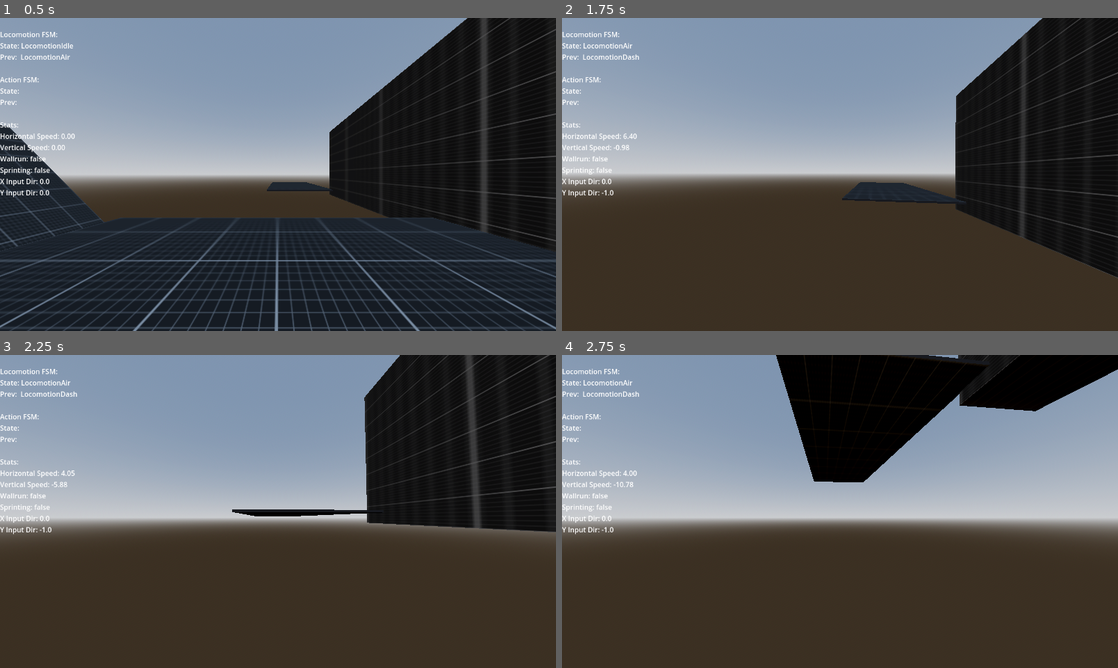
Above: before the commit, frames 1-4 (two rows, left to right).
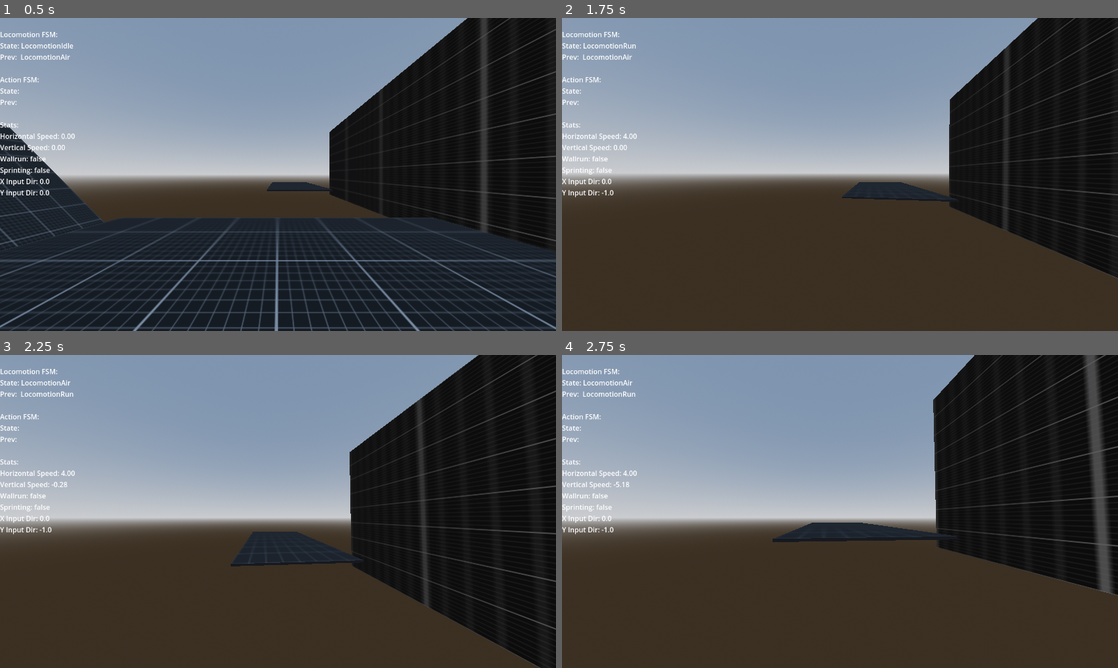
Above: after the commit, the same moments.

Repository: mdnrealdeal/parkour-game
Game: Godot game, scene res://scenes/levels/test_scene.tscn
The game is run twice, just before and just after one commit, with the same random seed, the same clock (stepped at 60 frames per second) and the same inputs.
Inputs (mouse positions are in pixels of both pictures, inside the frame that each line leads up to):
- Up to frame 1 (0.5 s): no input
- Up to frame 2 (1.75 s): tap Enter at 0.5 s; move the mouse to (867, 174) at 0.52 s; hold W (move_forward) from 0.53 s (still down); tap Shift (dash) at 0.6, 1.55 s; tap Space (jump) at 0.77, 0.8, 1.07, 1.35, 1.52 s; move the mouse to (812, 174) at 1.27 s
- Up to frame 3 (2.25 s): keep holding W (move_forward); tap Space (jump) at 1.82 s; move the mouse to (289, 505) at 2.02 s; hold X (crouch) from 2.03 s (still down)
- Up to frame 4 (2.75 s): keep holding W (move_forward); keep holding X (crouch); tap Space (jump) at 2.3 s

Frame 1 is identical in both runs. In frame 2, 2.3% of the frame differs, in the area x 9-100%, y 0-84%; in frame 3, 17%; in frame 4, 29%, in the area x 9-100%, y 0-77%.

Commit message:
organized and cleaned up states. thank u gemini.

Diff:
--- a/resources/player_movementstats.tres
+++ b/resources/player_movementstats.tres
@@ -10,7 +10,6 @@
 air_acceleration = 6.0
 max_air_jumps = 0
 jump_force = 3.8
-coyote_time_duration = 0.2
 dash_speed = 7.0
 dash_duration = 0.05
 dash_cooldown = 0.5
@@ -18,4 +17,5 @@
 wallrun_jump_force_up = 4.0
 wallrun_gravity_mult = 0.2
 wallrun_linger_duration = 0.1
+wallrun_speed_penalty = 0.4
 metadata/_custom_type_script = "uid://c83i83xjuj6bl"
--- a/scripts/_FSMs/locoLayer/locomotion_air.gd
+++ b/scripts/_FSMs/locoLayer/locomotion_air.gd
@@ -5,58 +5,69 @@
 const WALLRUN_THRESHOLD: float = 0.5
 #endregion
 
-func _ready() -> void:
-	pass
-
 func enter(previous_state: State = null) -> void:
 	if previous_state is not LocomotionDash:
-		actor_ref.blackboard.air_jumps_left = actor_ref.move_stats.max_air_jumps
+		actor_ref.blackboard.reset_air_movements(actor_ref.move_stats.max_air_jumps)
 
 		if actor_ref.velocity.y <= 0.0:
 			actor_ref.blackboard.start_coyote_cooldown(actor_ref.move_stats.coyote_time_duration)
 		else:
 			actor_ref.blackboard.coyote_cooldown.stop()
-	else:
-		pass
 
 func physics_update(delta: float) -> void:
-	actor_ref.velocity.y -= actor_ref.gravity * delta
+	if _check_transitions(): return
+	if _handle_jump(): return
 
+	_apply_gravity(delta)
+	_apply_movement(delta)
+
+#region Helper Functions
+func _check_transitions() -> bool:
 	if actor_ref.is_on_floor():
 		if actor_ref.input_dir.length() > 0:
 			transition_requested.emit(self, LocomotionRun)
 		else:
 			transition_requested.emit(self, LocomotionIdle)
-		return
+		return true
 
-	if actor_ref.input_dir.y < -WALLRUN_THRESHOLD or actor_ref.input_dir.y > WALLRUN_THRESHOLD:
+	if actor_ref.input_dir.length() > WALLRUN_THRESHOLD:
 		if actor_ref.ray_right.is_colliding() or actor_ref.ray_left.is_colliding():
 			if not actor_ref.blackboard.is_wallrun_cooldown_active():
 				transition_requested.emit(self, LocomotionWallrun)
-				return
+				return true
+	return false
 
-	if actor_ref.request_to_jump and actor_ref.blackboard.is_coyote_cooldown_active():
+func _handle_jump() -> bool:
+	if not actor_ref.request_to_jump:
+		return false
+
+	if actor_ref.blackboard.is_coyote_cooldown_active():
 		actor_ref.blackboard.coyote_cooldown.stop()
 		actor_ref.velocity.y = actor_ref.move_stats.jump_force
-		# TASK: Implement jump squat when ready
-		#transition_requested.emit(self, LocomotionJumpSquat)
-	elif actor_ref.request_to_jump and actor_ref.blackboard.air_jumps_left > 0:
+		return false
+
+	elif actor_ref.blackboard.air_jumps_left > 0:
 		actor_ref.velocity.y = actor_ref.move_stats.jump_force
 		actor_ref.blackboard.air_jumps_left -= 1
+		return false
 
-	var direction: Vector3 = (actor_ref.transform.basis *
-	Vector3(actor_ref.input_dir.x, 0, actor_ref.input_dir.y)).normalized()
+	return false
+
+func _apply_gravity(delta: float) -> void:
+	actor_ref.velocity.y -= actor_ref.gravity * delta
+
+func _apply_movement(delta: float) -> void:
+	var direction: Vector3 = (actor_ref.transform.basis * Vector3(actor_ref.input_dir.x, 0, actor_ref.input_dir.y)).normalized()
 
 	var target_velocity: Vector3 = direction * actor_ref.move_stats.speed
 	var current_velocity: Vector3 = Vector3(actor_ref.velocity.x, 0, actor_ref.velocity.z)
-
 
 	if direction.length() > 0:
 		current_velocity = current_velocity.move_toward(target_velocity,
 		actor_ref.move_stats.air_acceleration * delta)
 	else:
 		current_velocity = current_velocity.move_toward(Vector3.ZERO, 2.0 * delta)
-		pass
 
 	actor_ref.velocity.x = current_velocity.x
 	actor_ref.velocity.z = current_velocity.z
+#endregion
--- a/scripts/_FSMs/locoLayer/locomotion_dash.gd
+++ b/scripts/_FSMs/locoLayer/locomotion_dash.gd
@@ -30,4 +30,4 @@
 		transition_requested.emit(self, LocomotionAir)
 
 func can_interrupt(_delta: float) -> bool:
-	return actor_ref.request_to_dash and actor_ref.blackboard.is_dash_ready()
+	return actor_ref.request_to_dash and actor_ref.blackboard.is_dash_ready() and actor_ref.is_on_floor()
--- a/scripts/_FSMs/locoLayer/locomotion_idle.gd
+++ b/scripts/_FSMs/locoLayer/locomotion_idle.gd
@@ -9,28 +9,38 @@
 	actor_ref.blackboard.is_sprinting = false
 
 func physics_update(delta: float) -> void:
-	# decrement time before sprinting
+	_update_run_decay(delta)
+
+	if _check_transitions(): return
+	if _handle_jump(): return
+
+	_apply_friction(delta)
+
+#region Helper Functions
+func _update_run_decay(delta: float) -> void:
 	actor_ref.blackboard.run_time -= delta * IDLE_RUN_DECAY
 
+func _check_transitions() -> bool:
+	if not actor_ref.is_on_floor():
+		transition_requested.emit(self, LocomotionAir)
+		return true
 
-	# friction
+	if actor_ref.input_dir.length() > 0:
+		transition_requested.emit(self, LocomotionRun)
+		return true
+	return false
+
+func _handle_jump() -> bool:
+	if actor_ref.request_to_jump:
+		actor_ref.velocity.y = actor_ref.move_stats.jump_force
+		transition_requested.emit(self, LocomotionAir)
+		return true
+	return false
+
+func _apply_friction(delta: float) -> void:
 	var current_velocity := Vector2(actor_ref.velocity.x, actor_ref.velocity.z)
-
 	current_velocity = current_velocity.move_toward(Vector2.ZERO, actor_ref.move_stats.friction * delta)
 
 	actor_ref.velocity.x = current_velocity.x
 	actor_ref.velocity.z = current_velocity.y
-
-
-	if not actor_ref.is_on_floor():
-		transition_requested.emit(self, LocomotionAir)
-		return
-
-	if actor_ref.input_dir.length() > 0:
-		transition_requested.emit(self, LocomotionRun)
-		return
-
-	if actor_ref.request_to_jump:
-		actor_ref.velocity.y = actor_ref.move_stats.jump_force
-		transition_requested.emit(self, LocomotionAir)
-		return
+#endregion
--- a/scripts/_FSMs/locoLayer/locomotion_run.gd
+++ b/scripts/_FSMs/locoLayer/locomotion_run.gd
@@ -6,50 +6,57 @@
 const SPRINT_STRAFE_THRESHOLD: float = 0.5
 #endregion
 
-func enter(_previous_state: State = null) -> void:
-	pass
+func physics_update(delta: float) -> void:
+	_update_run_time(delta)
 
-func exit() -> void:
-	pass
+	if _check_transitions(): return
+	if _handle_jump(): return
 
-func physics_update(delta: float) -> void:
+	_apply_movement(delta)
 
+#region Helper Functions
+func _update_run_time(delta: float) -> void:
 	if actor_ref.input_dir.y < -SPRINT_STRAFE_THRESHOLD:
 		actor_ref.blackboard.run_time += delta
 	else:
 		actor_ref.blackboard.run_time -= delta * STRAFE_RUN_DECAY
 
+func _check_transitions() -> bool:
 	if not actor_ref.is_on_floor():
 		transition_requested.emit(self, LocomotionAir)
-		return
+		return true
 
 	if actor_ref.input_dir.length() == 0:
 		transition_requested.emit(self, LocomotionIdle)
-		return
+		return true
+	return false
 
+func _handle_jump() -> bool:
 	if actor_ref.request_to_jump:
 		actor_ref.velocity.y = actor_ref.move_stats.jump_force
 		transition_requested.emit(self, LocomotionAir)
-		return
+		return true
+	return false
 
-
+func _apply_movement(delta: float) -> void:
 	var direction: Vector3 = (actor_ref.transform.basis *
 	Vector3(actor_ref.input_dir.x, 0, actor_ref.input_dir.y)).normalized()
 
-	var _current_speed: float = actor_ref.move_stats.speed
-	var _current_acceleration: float = actor_ref.move_stats.acceleration
+	var current_speed: float = actor_ref.move_stats.speed
+	var current_accel: float = actor_ref.move_stats.acceleration
 
 	if actor_ref.blackboard.run_time >= actor_ref.move_stats.time_before_sprinting:
 		actor_ref.blackboard.is_sprinting = true
-		_current_speed = actor_ref.move_stats.sprint_speed
-		_current_acceleration = actor_ref.move_stats.sprint_acceleration
+		current_speed = actor_ref.move_stats.sprint_speed
+		current_accel = actor_ref.move_stats.sprint_acceleration
 	else:
 		actor_ref.blackboard.is_sprinting = false
 
-	var target_velocity: Vector3 = direction * _current_speed
+	var target_velocity: Vector3 = direction * current_speed
 	var current_velocity: Vector3 = Vector3(actor_ref.velocity.x, 0, actor_ref.velocity.z)
 
-	current_velocity = current_velocity.lerp(target_velocity, _current_acceleration * delta)
+	current_velocity = current_velocity.lerp(target_velocity, current_accel * delta)
 
 	actor_ref.velocity.x = current_velocity.x
 	actor_ref.velocity.z = current_velocity.z
+#endregion
--- a/scripts/_FSMs/locoLayer/locomotion_wallrun.gd
+++ b/scripts/_FSMs/locoLayer/locomotion_wallrun.gd
@@ -27,7 +27,7 @@
 	actor_ref.blackboard.last_wall_normal = _wall_normal
 	actor_ref.blackboard.last_wall_side = _wall_side
 
-	actor_ref.blackboard.start_wallrun_cooldown(0.75)
+	actor_ref.blackboard.start_wallrun_cooldown(actor_ref.move_stats.wallrun_cooldown)
 
 func physics_update(delta: float) -> void:
 	if do_wall_jump(): return
@@ -89,7 +89,10 @@
 		.normalized()
 	)
 
-	var wallrun_speed := 6.0
+	var wallrun_speed := actor_ref.move_stats.speed
+	if actor_ref.blackboard.is_sprinting:
+		wallrun_speed = actor_ref.move_stats.sprint_speed
+
 	if actor_ref.input_dir.y > 0:
 		wallrun_speed = wallrun_speed * actor_ref.move_stats.wallrun_speed_penalty
 
--- a/scripts/actor/actor_blackboard.gd
+++ b/scripts/actor/actor_blackboard.gd
@@ -11,10 +11,10 @@
 @onready var dash_cooldown: Timer = Timer.new()
 
 # float counters
-var max_run_time: float = 5.0
+var _max_run_time: float = 5.0
 var run_time: float = 0.0:
 	set(new_time):
-		run_time = clampf(new_time, 0.0, max_run_time)
+		run_time = clampf(new_time, 0.0, _max_run_time)
 
 # counters
 var air_jumps_left: int = 0
@@ -40,10 +40,6 @@
 	add_child(coyote_cooldown)
 	add_child(wallrun_cooldown)
 	add_child(dash_cooldown)
-
-func setup_run_time(time: float) -> void:
-	max_run_time = time
-
 
 
 #region helper functions
@@ -73,5 +69,8 @@
 
 func reset_air_movements(max_jumps: int) -> void:
 	air_jumps_left = max_jumps
-	dash_cooldown.stop()
+	#dash_cooldown.stop()
+
+func setup_run_time(time: float) -> void:
+	_max_run_time = time
 #endregion
--- a/scripts/misc/movement_stats.gd
+++ b/scripts/misc/movement_stats.gd
@@ -29,6 +29,7 @@
 @export var wallrun_jump_force_forward: float = 6.0
 @export var wallrun_jump_force_up: float = 8.0
 @export_subgroup("Wallrun Misc", "wallrun")
-@export var wallrun_gravity_mult: float = 0.3
+@export var wallrun_gravity_mult: float = 0.
 @export var wallrun_linger_duration: float = 0.25
 @export var wallrun_speed_penalty: float = 0.3
+@export var wallrun_cooldown: float = 1.5
